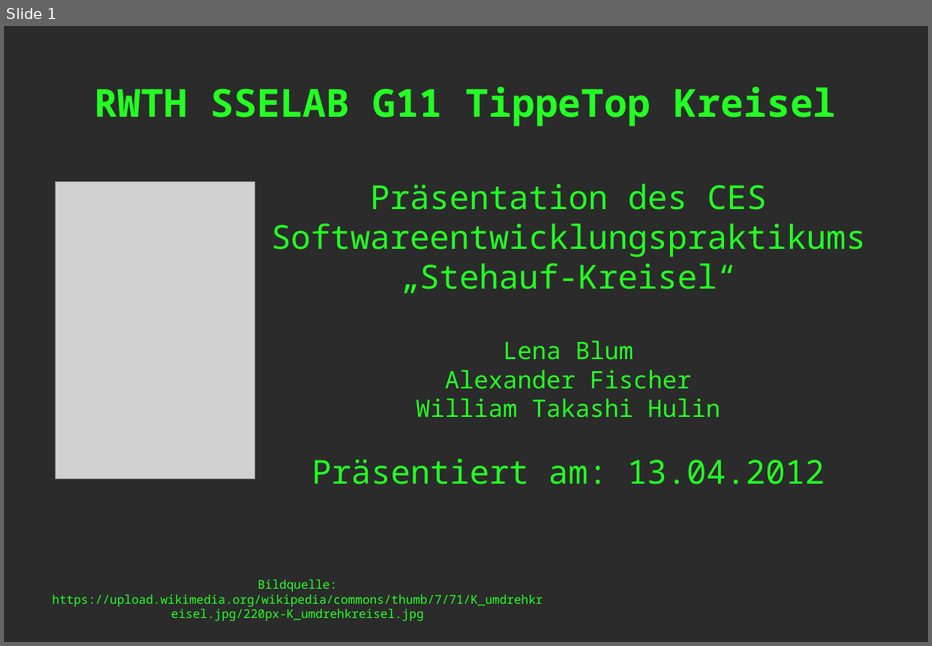
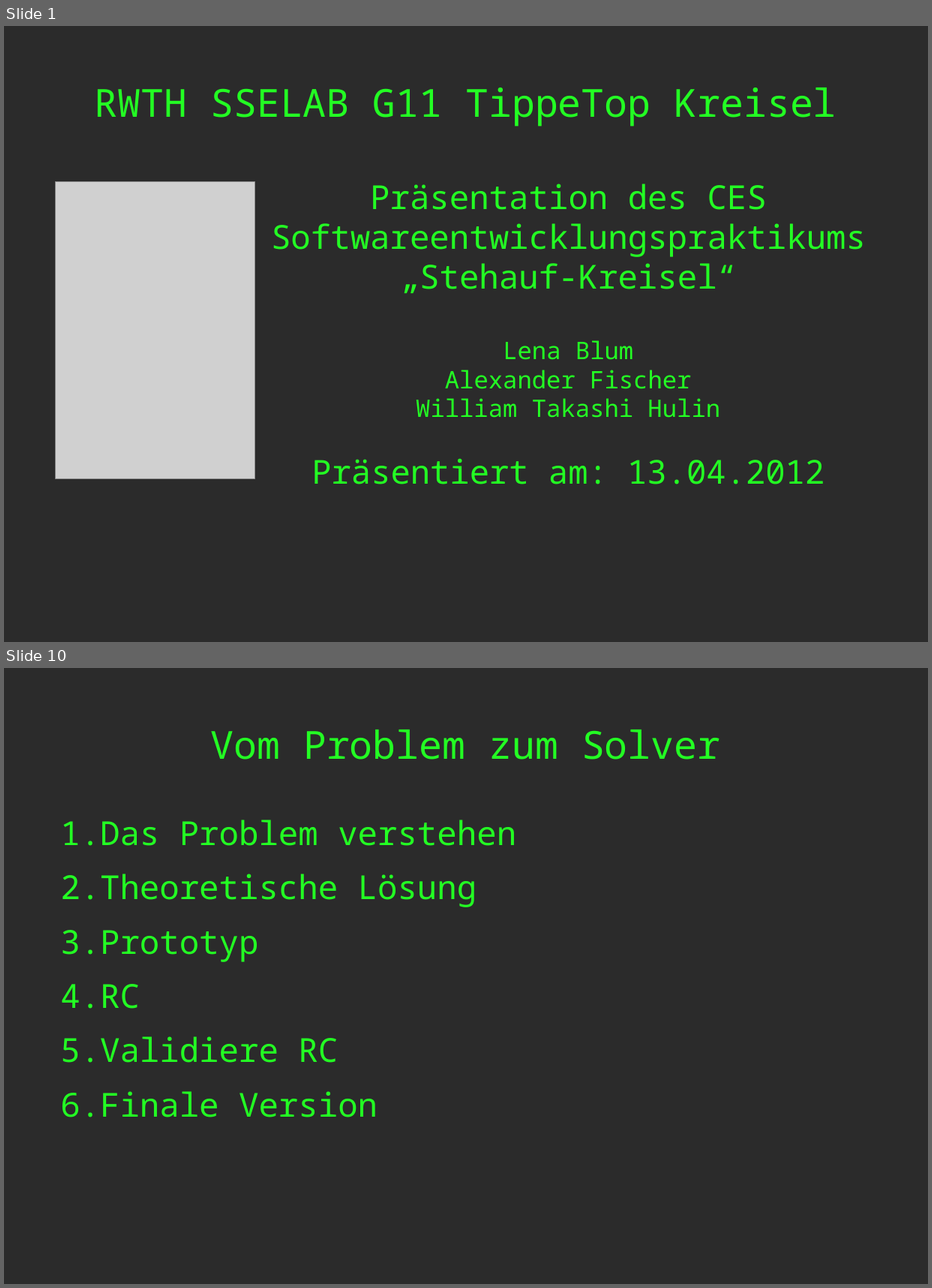
Before and after one commit to masterjava1/rwthsselabws2011g11, a slide deck: branches/doc/sselab_lena_praesentation.odp. Shown one above the other, each under a label of ours: slide 1 before the commit, slides 1 and 10 after it; the slides between them are not shown. The pictures are 932x646 and 932x1288 pixels, drawn with LibreOffice and Linux fonts; fonts in the diff are those of the drawing; grey boxes stand for pictures; background and template pictures are left out; a plain dark background stands for a picture behind light text. Boxes give left, top, right and bottom in pixels: in the first picture for what was removed or moved away, otherwise in the second. Text is boxed around its words. In the diff, an @@ line names an element or a change of style, - is before the commit and + after.

```diff
--- a/branches/doc/sselab_lena_praesentation.odp
+++ b/branches/doc/sselab_lena_praesentation.odp
@@ slide 10 added at bbox=[4, 668, 928, 1284], background picture (left out) @@
@@ title added at bbox=[211, 730, 720, 760], 32 pt, text #23FF23 @@
+Vom Problem zum Solver
@@ text added at bbox=[60, 820, 516, 1117], 27.4 pt, text #23FF23 @@
+1. Das Problem verstehen
+2. Theoretische Lösung
+3. Prototyp
+4. RC
+5. Validiere RC
+6. Finale Version
@@ slide 1 changed as well @@
@@ title "RWTH SSELAB G11 TippeTop Kreisel" at bbox=[95, 88, 836, 126]: bold off @@
@@ text removed at bbox=[52, 579, 542, 621] @@
-Bildquelle: https://upload.wikimedia.org/wikipedia/commons/thumb/7/71/K_umdrehkreisel.jpg/220px-K_umdrehkreisel.jpg
```
Also in this commit, not shown: 2 other slides changed, 16 other slides added, 6 slides removed.
